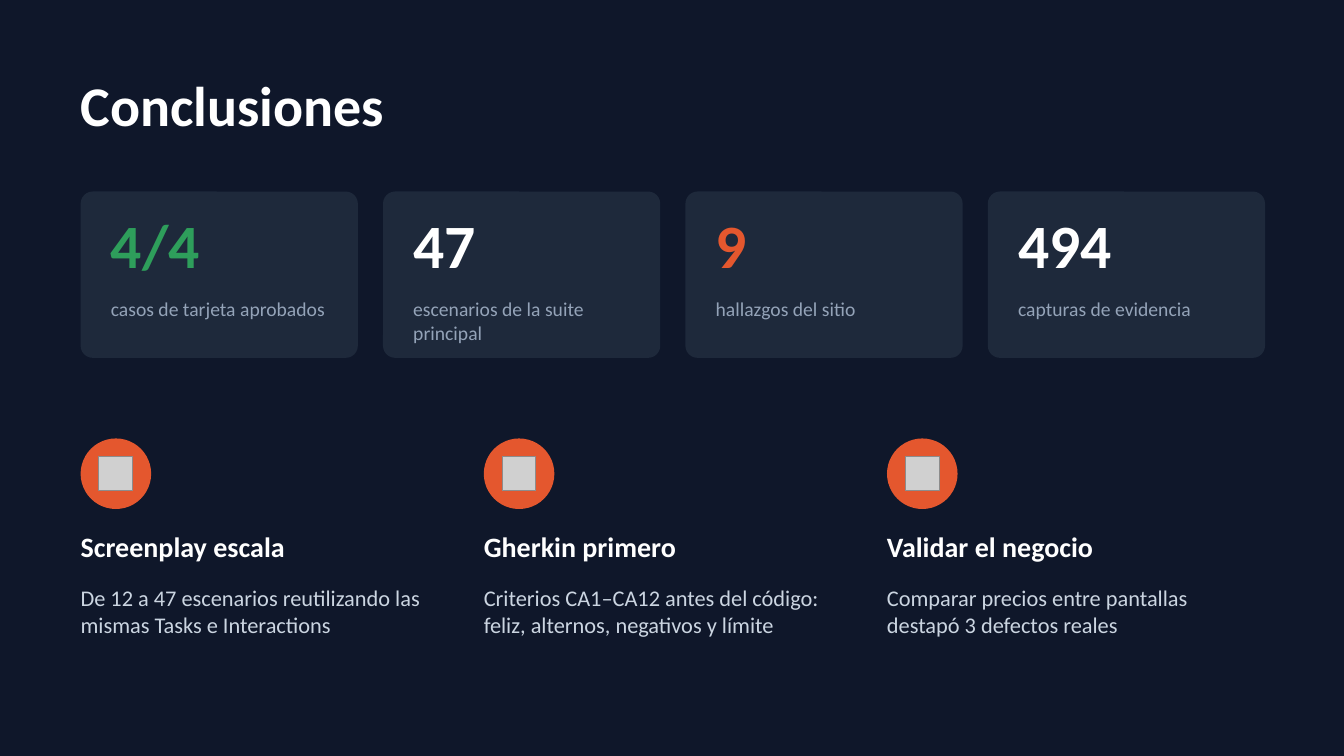
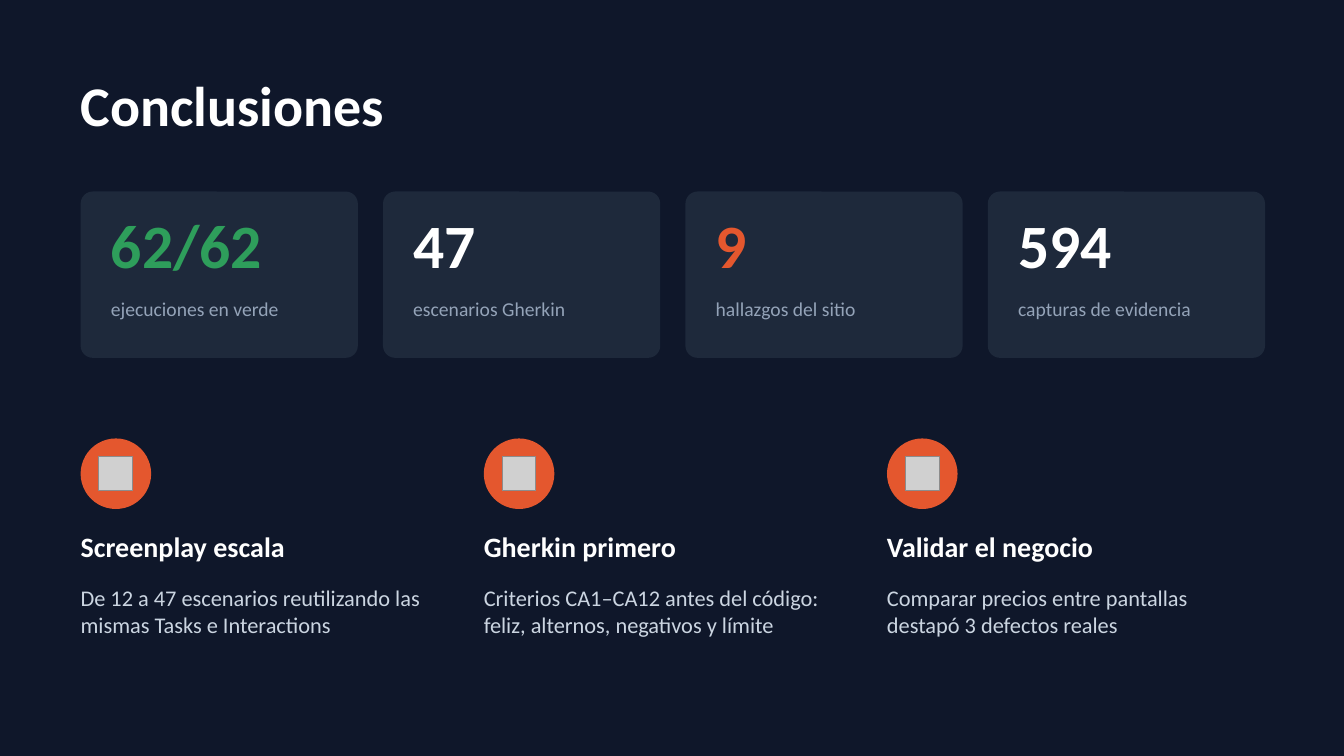
Before and after one commit to Santiagodutr/blazedemo-screenplay-serenity, a slide deck: slide 25 of presentacion/BlazeDemo_Screenplay_Sustentacion.pptx. Drawn at 1344x756 pixels with LibreOffice and Linux fonts; fonts in the diff are those of the drawing; grey boxes stand for pictures. Boxes give left, top, right and bottom in pixels: in the first picture for what was removed or moved away, otherwise in the second. Text is boxed around its words. In the diff, an @@ line names an element or a change of style, - is before the commit and + after.

Commit message:
Actualiza presentación y agrega guiones de exposición y demo
- Presentación con las cifras tras integrar la rama de tarjetas de prueba (62/62)
- Guion de exposición para dos personas
- Guion técnico del IDE, ejecución y demo en vivo
- README con las cifras actualizadas

```diff
--- a/presentacion/BlazeDemo_Screenplay_Sustentacion.pptx
+++ b/presentacion/BlazeDemo_Screenplay_Sustentacion.pptx
@@ text at (111,225,262,271): text changed @@
-4/4
+62/62
@@ text at (1018,227,1111,269): text changed @@
-494
+594
@@ text at (111,302,278,319): text changed @@
-casos de tarjeta aprobados
+ejecuciones en verde
@@ text at (413,302,565,316): text changed @@
-escenarios de la suite principal
+escenarios Gherkin
```
Also in this commit, not shown: 9 other slides changed, 3 other files.
